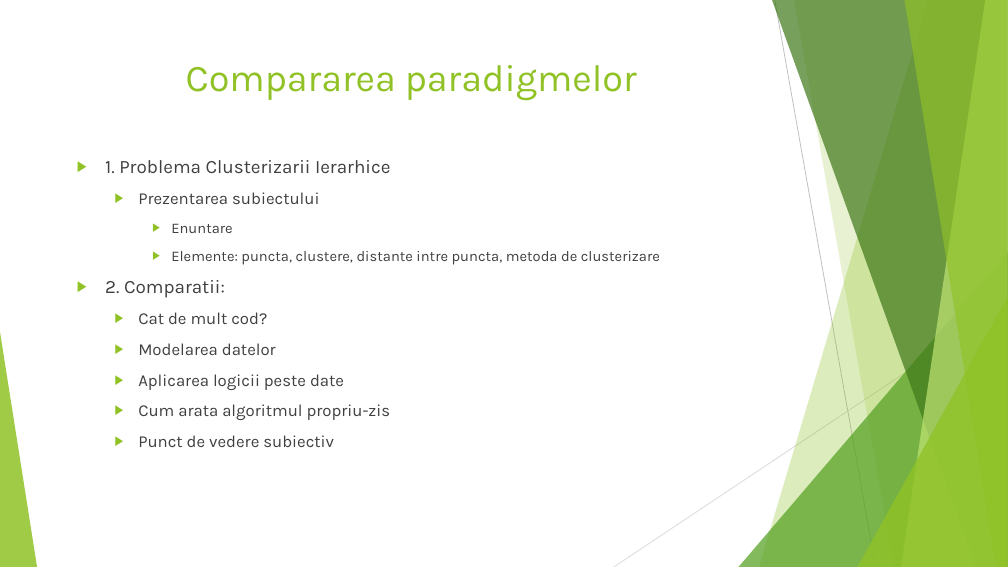
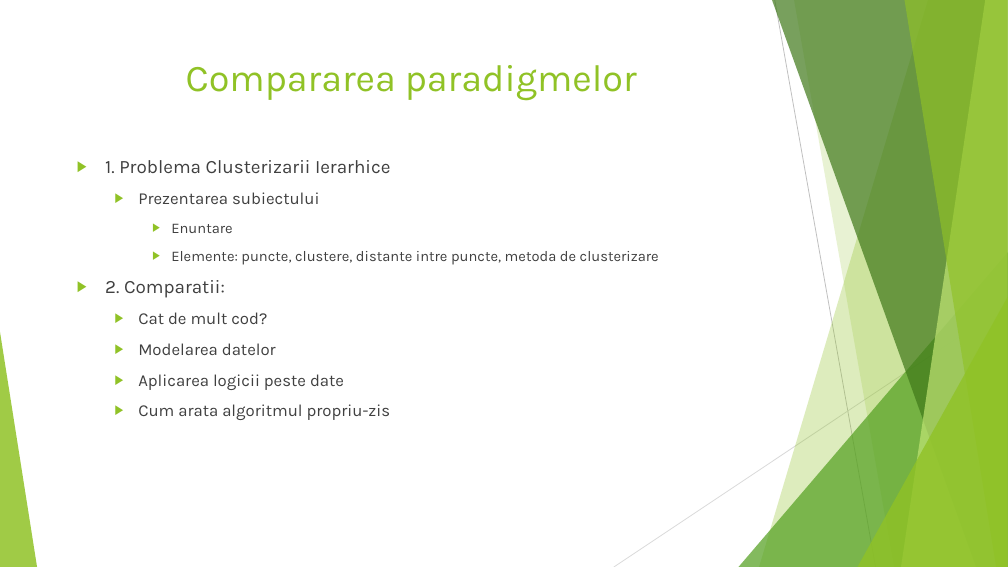
Before and after one commit to robertbutacu/bachelor-degree-work, a slide deck: slide 4 of presentation.pptx. Drawn at 1008x567 pixels with LibreOffice and Linux fonts; fonts in the diff are those of the drawing. Boxes give left, top, right and bottom in pixels: in the first picture for what was removed or moved away, otherwise in the second. Text is boxed around its words. In the diff, an @@ line names an element or a change of style, - is before the commit and + after.

```diff
--- a/presentation.pptx
+++ b/presentation.pptx
@@ text at [171,251,659,265]: text changed @@
-    ▶ Elemente: puncta, clustere, distante intre puncta, metoda de clusterizare
+    ▶ Elemente: puncte, clustere, distante intre puncte, metoda de clusterizare
@@ text at [138,435,334,447]: paragraph removed @@
-  ▶ Punct de vedere subiectiv
```
Also in this commit, not shown: 3 other slides changed, 1 other file.
